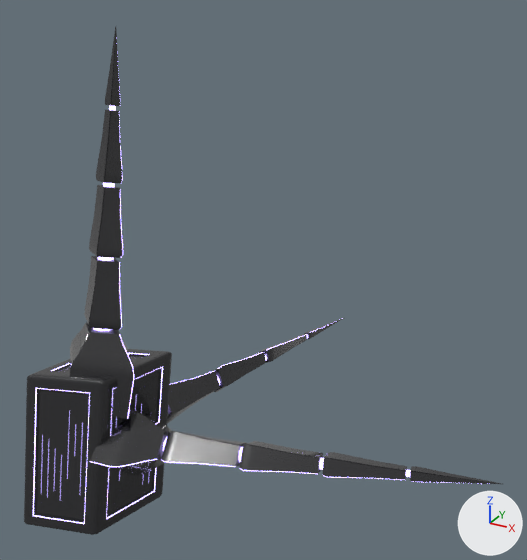
The glTF model site/public/game/models/anchor.glb: old version first, new version second.
One viewpoint serves both versions: a 50 mm lens placed at (8.4, -8.66, 8.42), pointed at (2.28, 2.46, 2.85). The axes (+X, +Y, +Z) are drawn at lower right. The lights are the same throughout. The older version comes first. Where no turn or scale is listed for an object, it has been applied to the vertices. Vertices at exactly the same position are counted once.

Objects in the first picture: 'core', 'spire_1', 'spire_2', 'spire_3'.
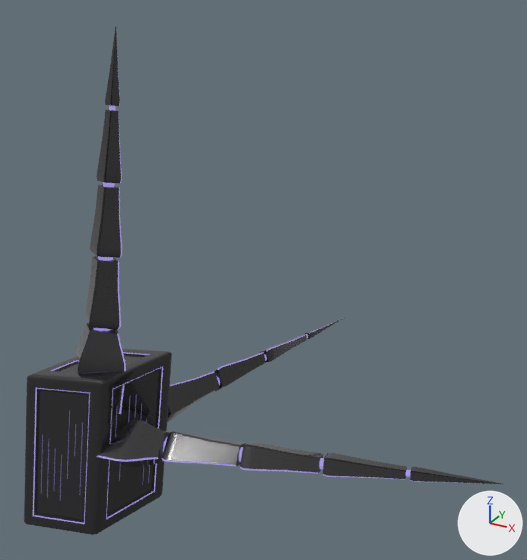
The newer file is also rescaled (x0.3) as a whole; pictures and numbers use the older file's frame.

Patch to the scene script:
```diff
--- a/site/public/game/models/anchor.glb.py
+++ b/site/public/game/models/anchor.glb.py
@@ mat_obsidian @@
 mat_obsidian.base_color = (0.01, 0.01, 0.013)  # black #19191e
-mat_obsidian.roughness = 0.22
+mat_obsidian.roughness = 0.18
 mat_obsidian.coat_weight = 1.0
@@ mat_seam_violet @@
 mat_seam_violet = principled_material('seam_violet')
-mat_seam_violet.base_color = (0.485, 0.392, 1.0)  # blue #b9a8ff
-mat_seam_violet.emission_color = (0.485, 0.392, 1.0)  # blue #b9a8ff
-mat_seam_violet.emission_strength = 3.0
+mat_seam_violet.base_color = (0.097, 0.0783, 0.2)  # dark blue #584f7c
+mat_seam_violet.emission_color = (0.291, 0.235, 0.6)  # blue #9385cb
+mat_seam_violet.emission_strength = 1.0
@@ mat_seam_violet_dim @@
 mat_seam_violet_dim.base_color = (0.05, 0.04, 0.1)  # dark blue #3f3859
-mat_seam_violet_dim.emission_color = (0.425, 0.343, 0.875)  # blue #ae9ef0
+mat_seam_violet_dim.emission_color = (0.0873, 0.0705, 0.18)  # dark blue #534b76
 mat_seam_violet_dim.emission_strength = 1.0
@@ me_spire_1 @@
 # used by ob_spire_1; parent = ob_anchor; location = (0.0, 0.0, 0.0); rotation_euler = (1.375, -0.0977, 0.197), in degrees (79, -5.6, 11)
-me_spire_1.from_pydata(...)  # 388 vertices, 730 faces; spans x 0.4..7.4, y -0.67..0.67, z -0.94..0.94
+me_spire_1.from_pydata(...)  # 388 vertices, 730 faces; spans x 0.4..7.4, y -0.5..0.5, z -0.7..0.7
+# me_spire_1 part 1: 216 of 388 vertices moved; they spanned x 0.4..4.39, y -0.67..0.67, z -0.94..0.94 and now span x 0.4..4.4, y -0.5..0.5, z -0.7..0.7; mean shift (0.0, 0.0, 0.0); largest move (0.4, 0.0, 0.93) -> (0.4, 0.0, 0.68)
+# other edits to the shape of me_spire_1 do not show in these pictures
 me_spire_1.materials.append(mat_obsidian)
@@ me_spire_2 @@
 # used by ob_spire_2; parent = ob_anchor; location = (0.0, 0.0, 0.0); rotation_euler = (3.031, 0.0, 1.279), in degrees (174, 0, 73)
-me_spire_2.from_pydata(...)  # 388 vertices, 730 faces; spans x 0.4..7.4, y -0.67..0.67, z -0.94..0.94
+me_spire_2.from_pydata(...)  # 388 vertices, 730 faces; spans x 0.4..7.4, y -0.5..0.5, z -0.7..0.7
+# me_spire_2 part 2: 216 of 388 vertices moved; they spanned x 0.4..4.39, y -0.67..0.67, z -0.94..0.94 and now span x 0.4..4.4, y -0.5..0.5, z -0.7..0.7; mean shift (0.0, 0.0, 0.0); largest move (0.4, 0.0, -0.93) -> (0.4, 0.0, -0.68)
+# other edits to the shape of me_spire_2 do not show in these pictures
 me_spire_2.materials.append(mat_obsidian)
@@ me_spire_3 @@
 # used by ob_spire_3; parent = ob_anchor; location = (0.0, 0.0, 0.0); rotation_euler = (1.274, -1.768, -1.571), in degrees (73, -101, -90)
-me_spire_3.from_pydata(...)  # 388 vertices, 730 faces; spans x 0.77..7.55, y -0.67..0.67, z -0.94..0.94
+me_spire_3.from_pydata(...)  # 388 vertices, 730 faces; spans x 0.78..7.55, y -0.5..0.5, z -0.7..0.7
+# me_spire_3 part 3: 216 of 388 vertices moved; they spanned x 0.77..4.85, y -0.67..0.67, z -0.94..0.94 and now span x 0.78..4.85, y -0.5..0.5, z -0.7..0.7; mean shift (0.0, 0.0, 0.0); largest move (0.77, 0.0, 0.93) -> (0.78, 0.0, 0.68)
+# other edits to the shape of me_spire_3 do not show in these pictures
 me_spire_3.materials.append(mat_obsidian)
```

Where the change shows, as pixel boxes [x1, y1, x2, y2] in the pictures (527 x 560 px; the box of a moved part takes in the faces that stretch with it):
'core', surface changed, recoloured (darker): [29, 349, 170, 528] in both
'spire_1', surface changed, recoloured, reshaped (11% shorter): before [90, 410, 502, 484]; after [97, 418, 502, 484]
'spire_3', surface changed, recoloured, reshaped (23% narrower): before [70, 27, 134, 419]; after [77, 27, 126, 414]
'spire_2', surface changed, recoloured, reshaped: before [167, 317, 345, 423]; after [167, 317, 345, 422]
part 1 of me_spire_1, moved or reshaped: before [90, 410, 323, 475]; after [97, 418, 323, 474]
part 2 of me_spire_2, moved or reshaped: before [167, 352, 266, 423]; after [167, 352, 266, 422]
part 3 of me_spire_3, moved or reshaped: before [70, 185, 134, 419]; after [77, 185, 126, 414]
